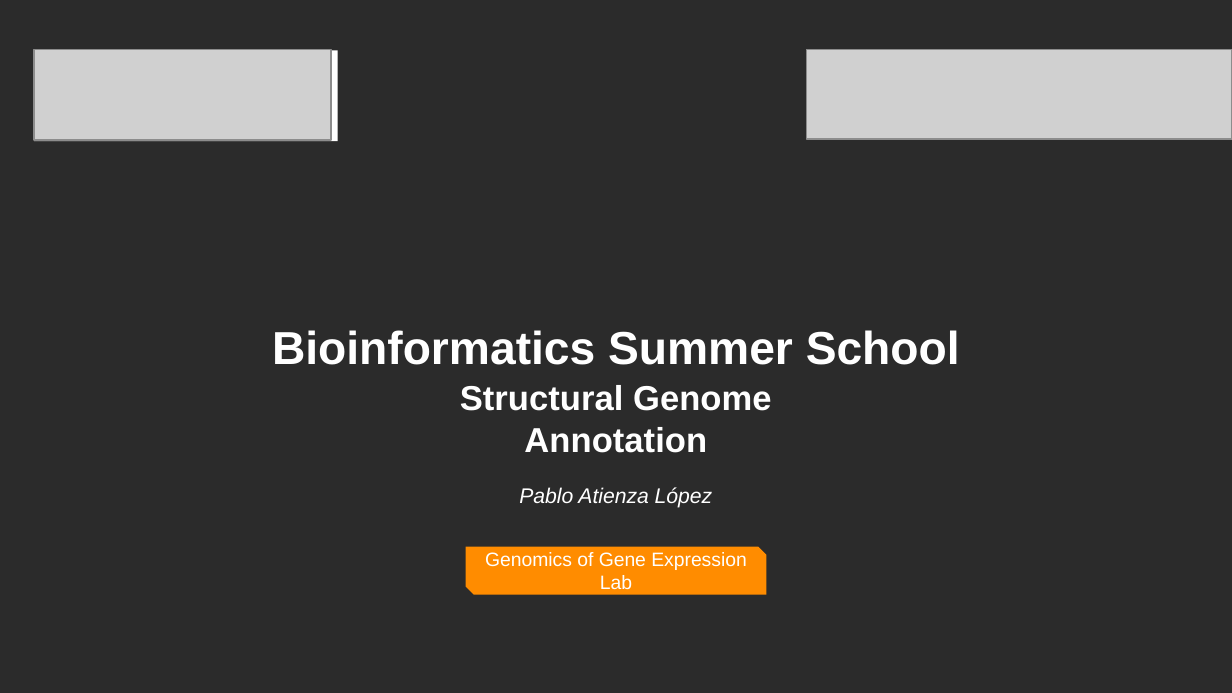
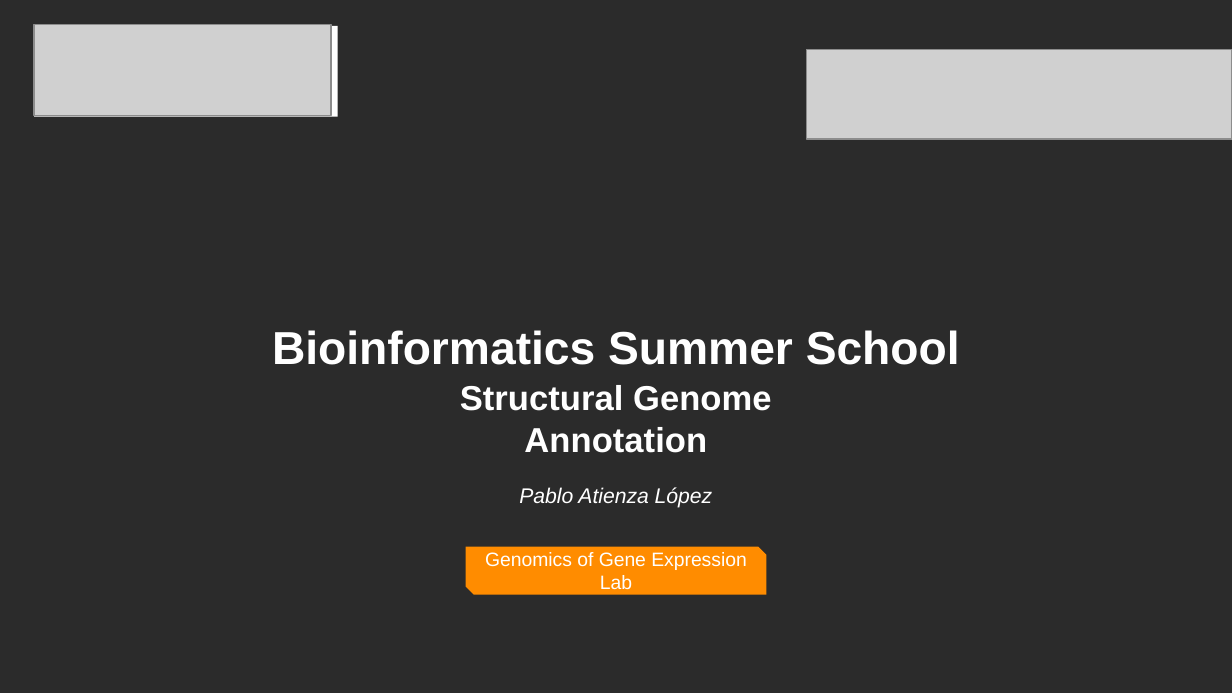
Before and after one commit to ConesaLab/VALT_Summer_Course, a slide deck: slide 1 of theory/day2/SQANTI_evidence.pptx. Drawn at 1232x693 pixels with LibreOffice and Linux fonts; fonts in the diff are those of the drawing; grey boxes stand for pictures; background and template pictures are left out; a plain dark background stands for a picture behind light text. Boxes give left, top, right and bottom in pixels: in the first picture for what was removed or moved away, otherwise in the second. Text is boxed around its words. In the diff, an @@ line names an element or a change of style, - is before the commit and + after.

```diff
--- a/theory/day2/SQANTI_evidence.pptx
+++ b/theory/day2/SQANTI_evidence.pptx
@@ picture: place and size @@
-picture at (34,49,331,140)
+picture at (34,25,331,116)
@@ rectangle: place and size @@
-rectangle at (34,51,338,142)
+rectangle at (34,26,338,117)
```
Also in this commit, not shown: 17 other slides changed, 38 slides added, 3 slides removed, 4 other files.
